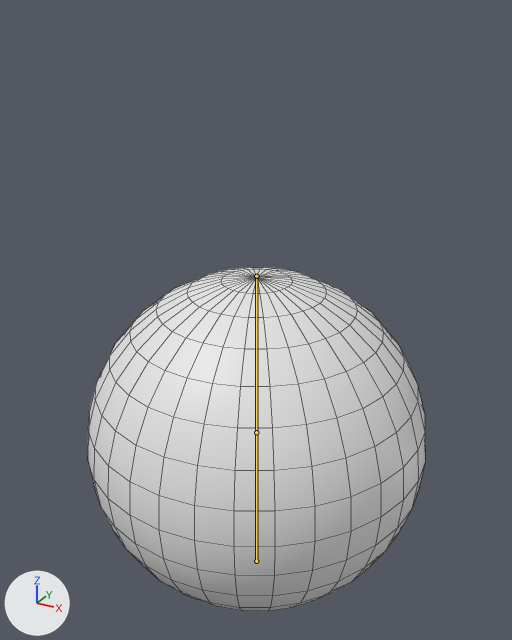
An edit to the FBX model Jamsepticeye/Content/Jamsepticeye/Characters/Enemies/EnemyBlob.fbx, drawn before and after from the same camera.
Both versions are drawn from a 50 mm camera at (1.76, -3.21, 3.35) aimed at (-0.02, 0.04, 1.72). Lighting does not change. The marker at lower left points along +X, +Y and +Z. The picture after the commit comes second. The bones that bend it are drawn over the model as lines. Mesh edges are drawn as thin lines.

Objects in the first picture: 'Blob Enemy'.
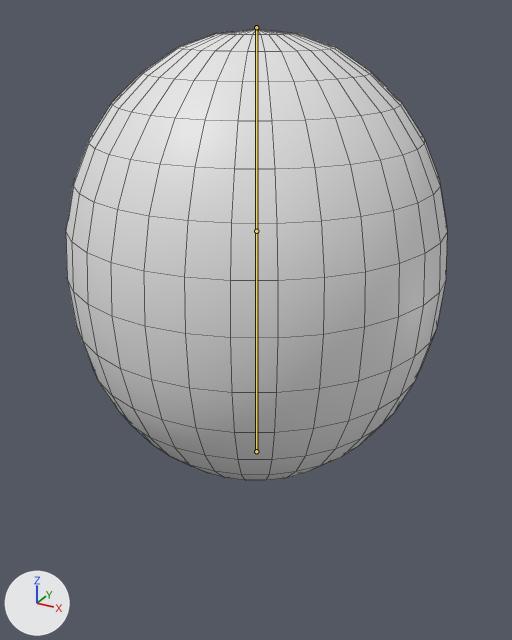
The newer file adds an action. The first version stands in its rest pose; the second is drawn at frame 19 of the action 'Armature|Move'.

Edits to the scene script, one JSON object a line:
```json
{"block": "bone_bone", "where": "bone_bone = bpy.data.objects['Armature'].pose.bones['Bone']"}
{"op": "set", "path": "bone_bone.location", "old": "(0.0, 0.0, 0.0)", "new": "(0.0, 0.859, 0.0)"}
{"block": "bone_bone_001", "where": "bone_bone_001 = bpy.data.objects['Armature'].pose.bones['Bone.001']  # child of 'Bone'"}
{"op": "set", "path": "bone_bone_001.location", "old": "(0.0, 0.0, 0.0)", "new": "(0.0, -0.401, 0.0)"}
```

Location of each change, (x1, y1, x2, y2) in pixels of the pictures (512 x 640 px):
```json
{"object": "Blob Enemy", "change": "posed", "before": [88, 267, 425, 611], "after": [66, 29, 447, 480], "on screen": "13% wider, 31% taller"}
{"bone": "Bone", "before": "(256, 561) to (256, 276)", "after": "(256, 451) to (256, 114)"}
{"bone": "Bone.001", "before": "(256, 276) to (256, 432)", "after": "(256, 27) to (256, 231)"}
```
